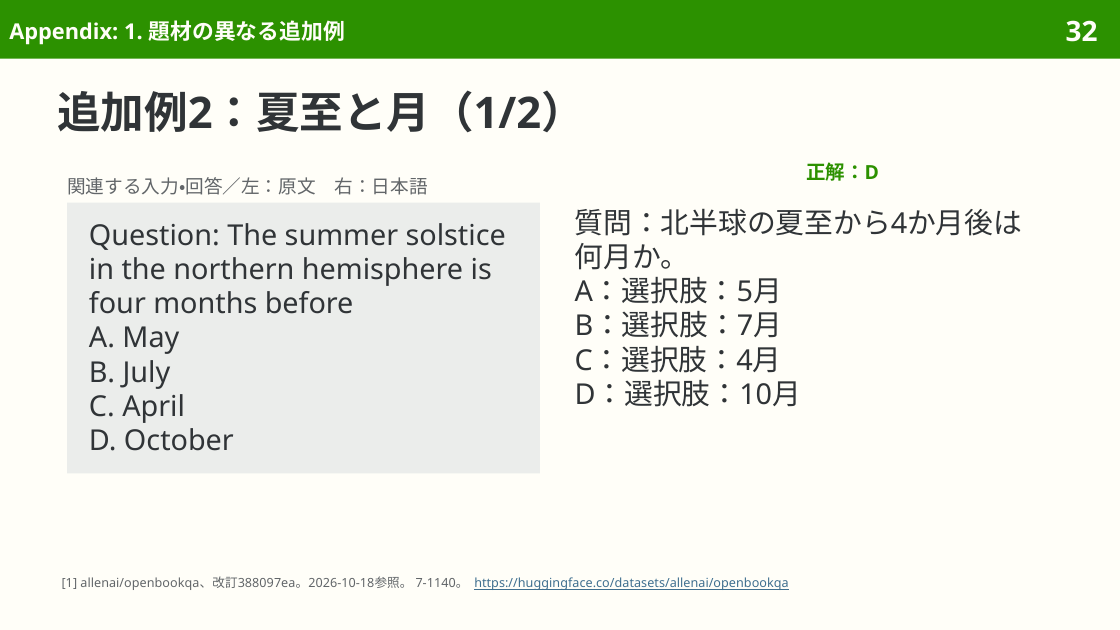
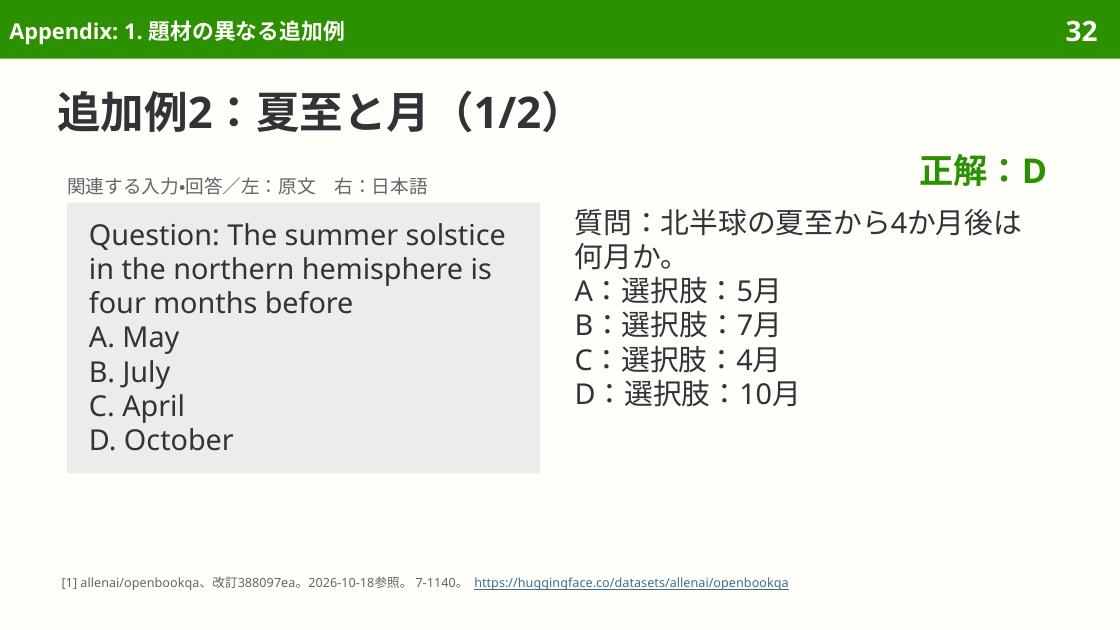
Before and after one commit to sasakiy84/datasets-in-10-minutes, a slide deck: slide 32 of slides/datasets-in-10-minutes-openbookqa.pptx. Drawn at 1120x630 pixels with LibreOffice and Linux fonts; fonts in the diff are those of the drawing. Boxes give left, top, right and bottom in pixels: in the first picture for what was removed or moved away, otherwise in the second. Text is boxed around its words. In the diff, an @@ line names an element or a change of style, - is before the commit and + after.

```diff
--- a/slides/datasets-in-10-minutes-openbookqa.pptx
+++ b/slides/datasets-in-10-minutes-openbookqa.pptx
@@ text "正解：D": place and size @@
-text "正解：D" at (806, 162, 879, 181)
+text "正解：D" at (919, 154, 1047, 186)
@@ text "正解：D" at (919, 154, 1047, 186): size 12.5 to 22 pt; alignment left to right; line spacing 1.17 to 26.4pt @@
```
Also in this commit, not shown: 21 other slides changed, 8 other files.
